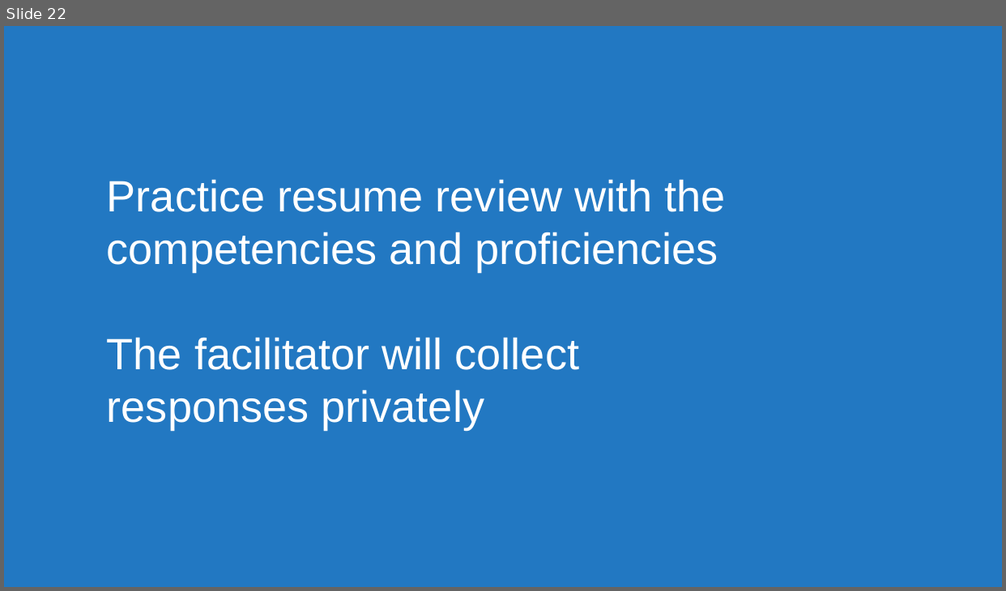
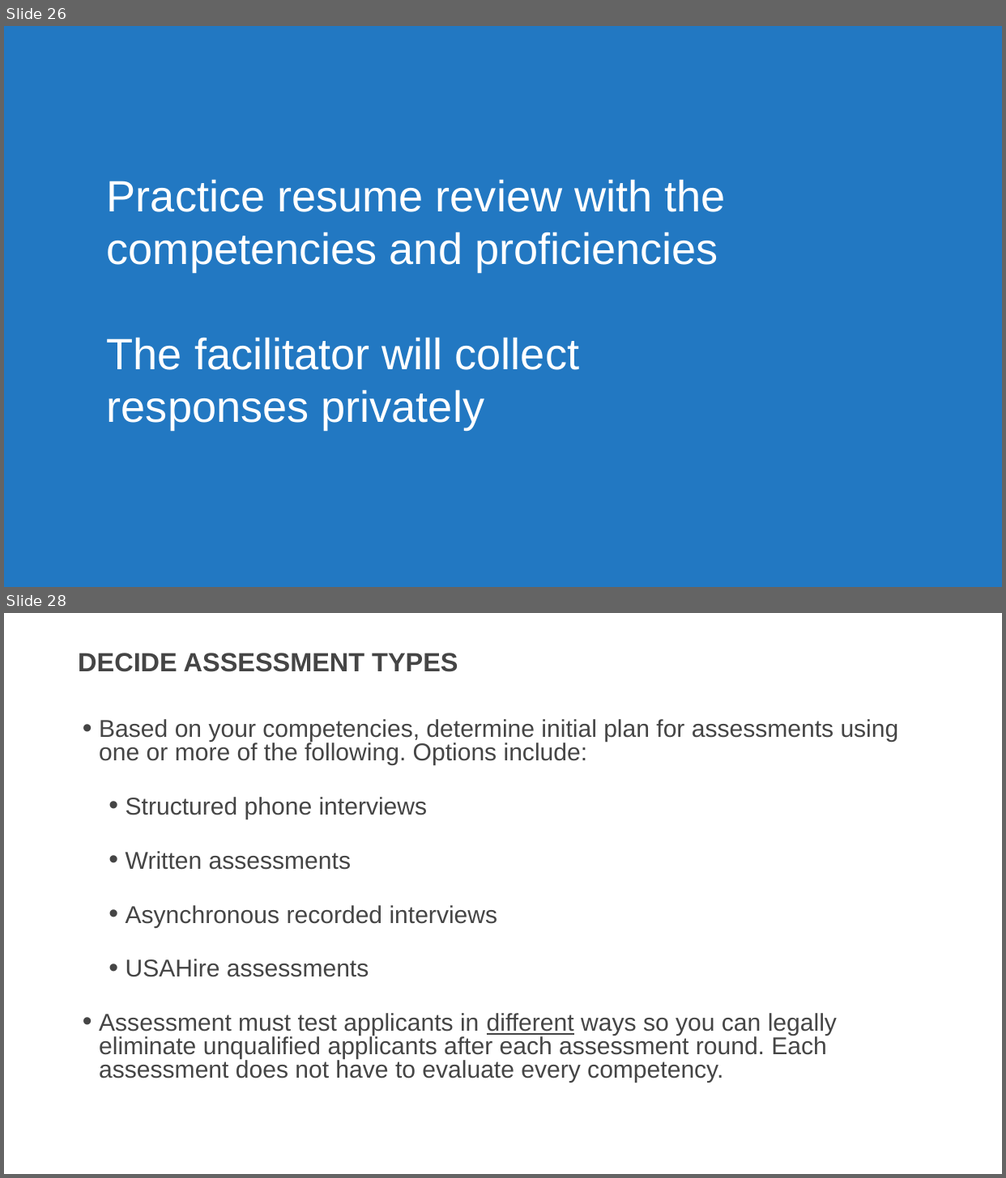
Before and after one commit to usds/SME-QA-Website, a slide deck: toolkit/job-analysis/job-analysis-presentation.pptx. Shown one above the other, each under a label of ours: slide 22 before the commit, slides 26 and 28 after it; the slides between them are not shown. The pictures are 1006x591 and 1006x1178 pixels, drawn with LibreOffice and Linux fonts; fonts in the diff are those of the drawing. Boxes give left, top, right and bottom in pixels: in the first picture for what was removed or moved away, otherwise in the second. Text is boxed around its words. In the diff, an @@ line names an element or a change of style, - is before the commit and + after.

```diff
--- a/toolkit/job-analysis/job-analysis-presentation.pptx
+++ b/toolkit/job-analysis/job-analysis-presentation.pptx
@@ slide 28 added at box(4, 613, 1002, 1174), background #FFFFFF @@
@@ title added at box(78, 653, 458, 672), 36 pt, text #454545, bold @@
+DECIDE ASSESSMENT TYPES
@@ text added at box(99, 719, 899, 1083), 33.3 pt, text #454545 @@
+• Based on your competencies, determine initial plan for assessments using one or more of the following. Options include:
+  • Structured phone interviews
+  • Written assessments
+  • Asynchronous recorded interviews
+  • USAHire assessments
+• Assessment must test applicants in different ways so you can legally eliminate unqualified applicants after each assessment round. Each assessment does not have to evaluate every competency.
@@ what was slide 22 is now slide 26 @@
```
Also in this commit, not shown: 15 slides changed, 4 other slides added, 1 slide removed, 2 other files.
